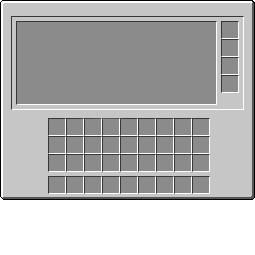
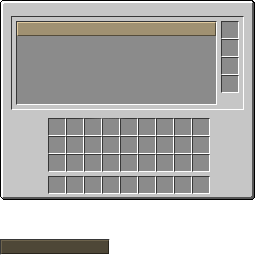
Layer changes from the first 255x255 image to the second:
added layer "FieldActiv" above "FieldInactiv" over bbox(17, 22, 216, 36)
added layer "FieldInactiv" above "Input" over bbox(0, 239, 110, 255)
